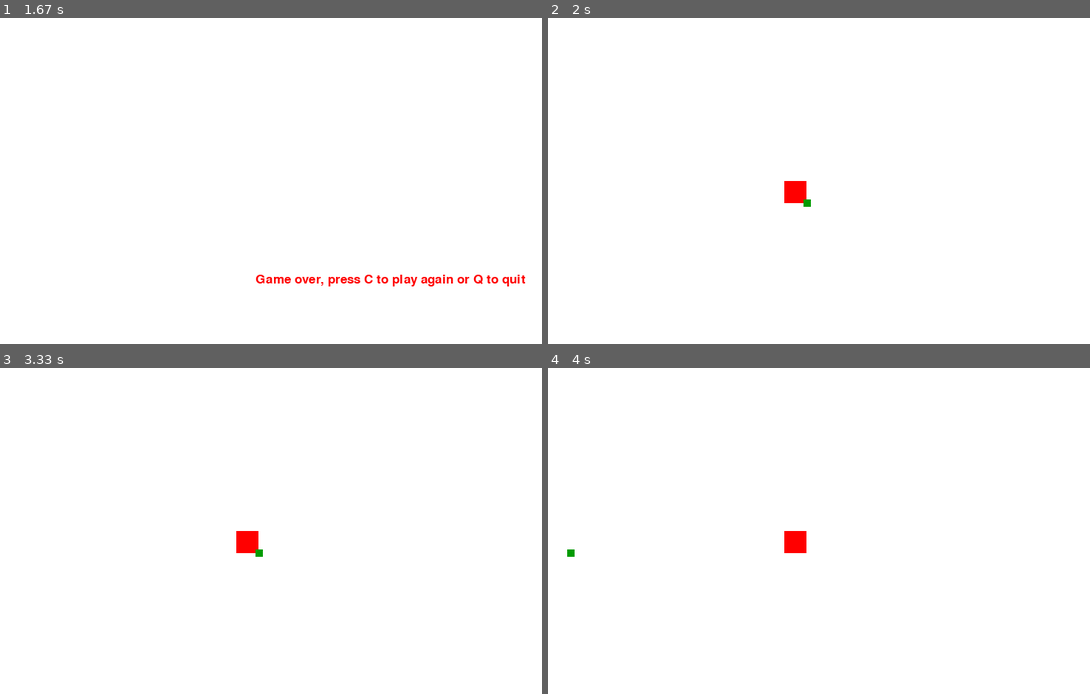
Above: before the commit, frames 1-4 (two rows, left to right).
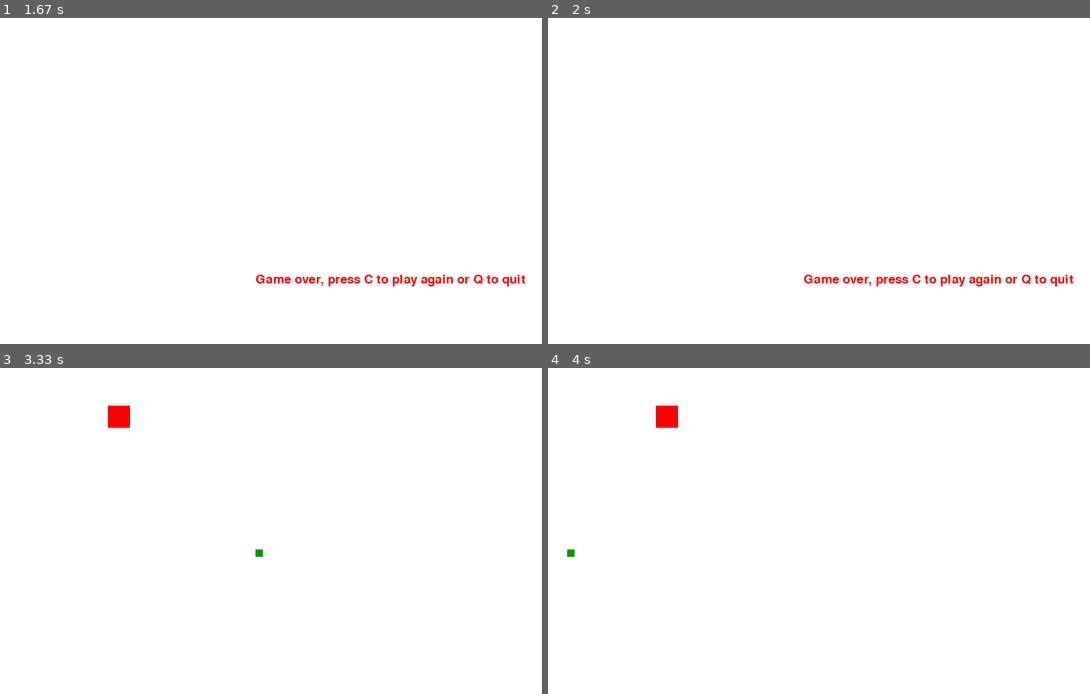
Above: after the commit, the same moments.

Repository: jchen236/pygame_fun
Game: pygame game, started from tutorial_1/framework.py
Same seed, same stepped clock (60 frames per second), same inputs: the game is played once before the commit and once after it.
Inputs:
- Up to frame 1 (1.67 s): hold Right 0.33-0.8 s; hold Up 0.83-1.13 s; hold Right 1.17-1.63 s
- Up to frame 2 (2 s): tap C at 1.67 s
- Up to frame 3 (3.33 s): tap C at 3.13 s
- Up to frame 4 (4 s): hold Left from 3.47 s (still down)

Frame 1 is identical in both runs. In frame 2, 1.0% of the frame differs, in the area x 43-98%, y 50-83%; in frame 3, 0.5%; in frame 4, 0.6%.

Commit message:
Implement partial collision detection

Diff:
--- a/tutorial_1/framework.py
+++ b/tutorial_1/framework.py
@@ -96,11 +96,11 @@
         pygame.display.update()
 
 
-        if lead_x >= rand_apple_x and lead_x <= rand_apple_x + APPLE_THICKNESS - BLOCK_SIZE:
-            if lead_y >= rand_apple_y and lead_y <= rand_apple_y + APPLE_THICKNESS - BLOCK_SIZE:
-                rand_apple_x = round(random.randrange(0, DISPLAY_WIDTH - BLOCK_SIZE))#/10.0) * 10.0
-                rand_apple_y = round(random.randrange(0, DISPLAY_HEIGHT - BLOCK_SIZE))#/10.0) * 10.0
-                snake_length += 1
+        if lead_x > rand_apple_x - BLOCK_SIZE and lead_x < rand_apple_x + APPLE_THICKNESS and lead_y > rand_apple_y - BLOCK_SIZE and lead_y < rand_apple_y + APPLE_THICKNESS:
+            rand_apple_x = round(random.randrange(0, DISPLAY_WIDTH - BLOCK_SIZE))
+            rand_apple_y = round(random.randrange(0, DISPLAY_HEIGHT - BLOCK_SIZE))
+            snake_length += 1
+
 
 
         clock.tick(FPS)
